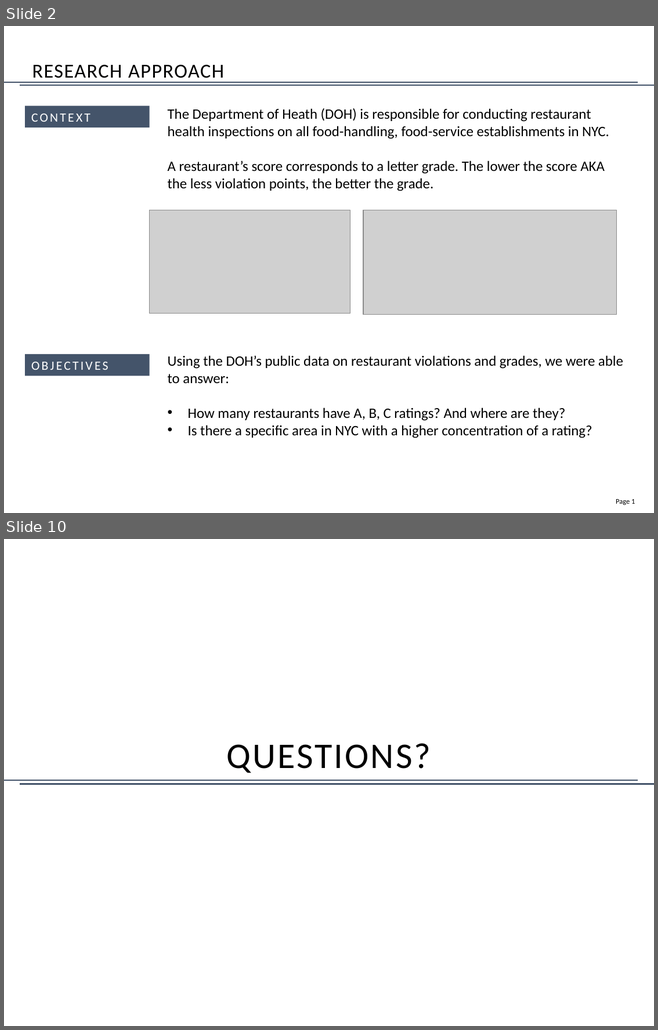
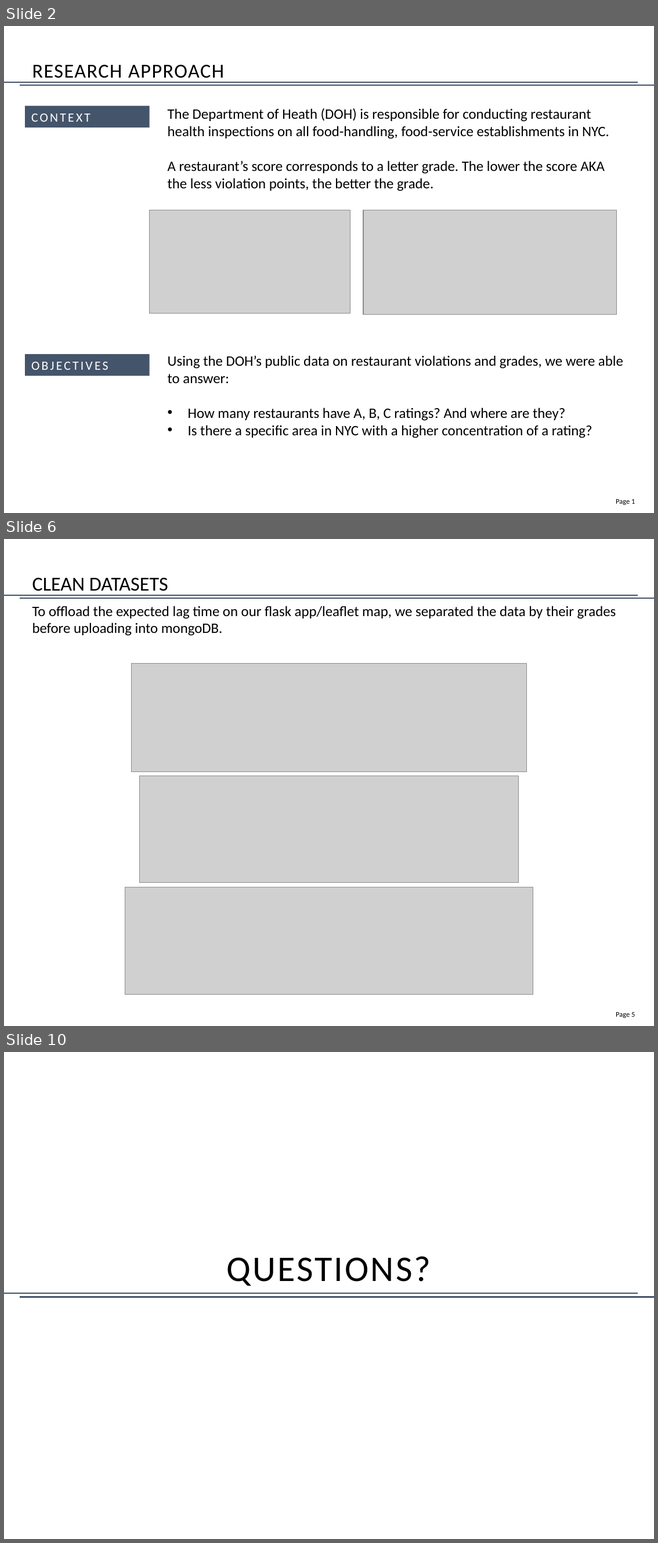
Before and after one commit to jennysueee/DOH_Project, a slide deck: DOH Presentation DRAFT.pptx. Shown one above the other, each under a label of ours: slides 2 and 10 before the commit, slides 2, 6 and 10 after it; the slides between them are not shown. The pictures are 658x1030 and 658x1543 pixels, drawn with LibreOffice and Linux fonts; fonts in the diff are those of the drawing; grey boxes stand for pictures. Boxes give left, top, right and bottom in pixels: in the first picture for what was removed or moved away, otherwise in the second. Text is boxed around its words. In the diff, an @@ line names an element or a change of style, - is before the commit and + after.

```diff
--- a/DOH Presentation DRAFT.pptx
+++ b/DOH Presentation DRAFT.pptx
@@ slide 6 added at [4,539,654,1026], background #FFFFFF; not listed: 3 template elements that a slide beside it also shows @@
@@ title added at [32,577,168,596], 22 pt, text #000000 @@
+CLEAN DATASETS
@@ text added at [32,606,616,636], 16 pt, text #000000 @@
+To offload the expected lag time on our flask app/leaflet map, we separated the data by their grades before uploading into mongoDB.
@@ picture added at [132,664,526,772] @@
@@ picture added at [139,776,518,884] @@
@@ picture added at [125,887,533,995] @@
```
Also in this commit, not shown: 2 slides changed, 4 other slides added, 5 slides removed.
